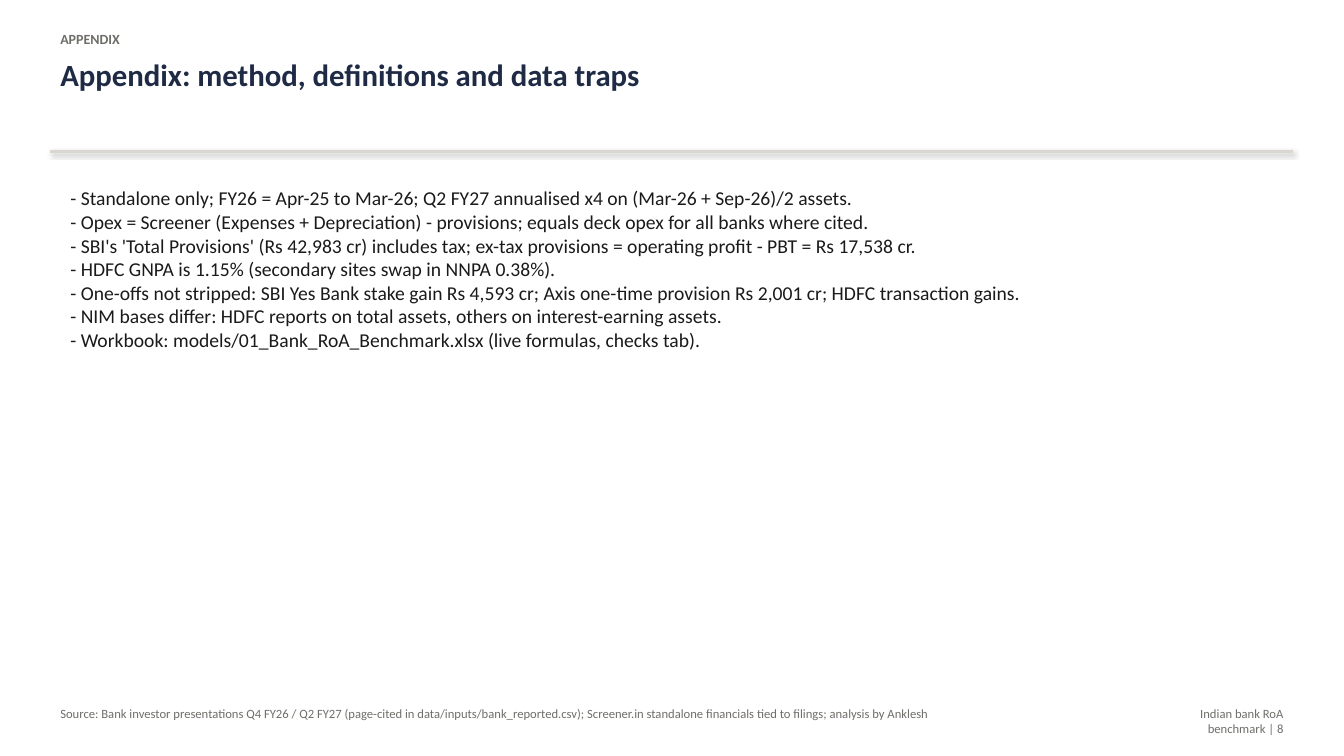
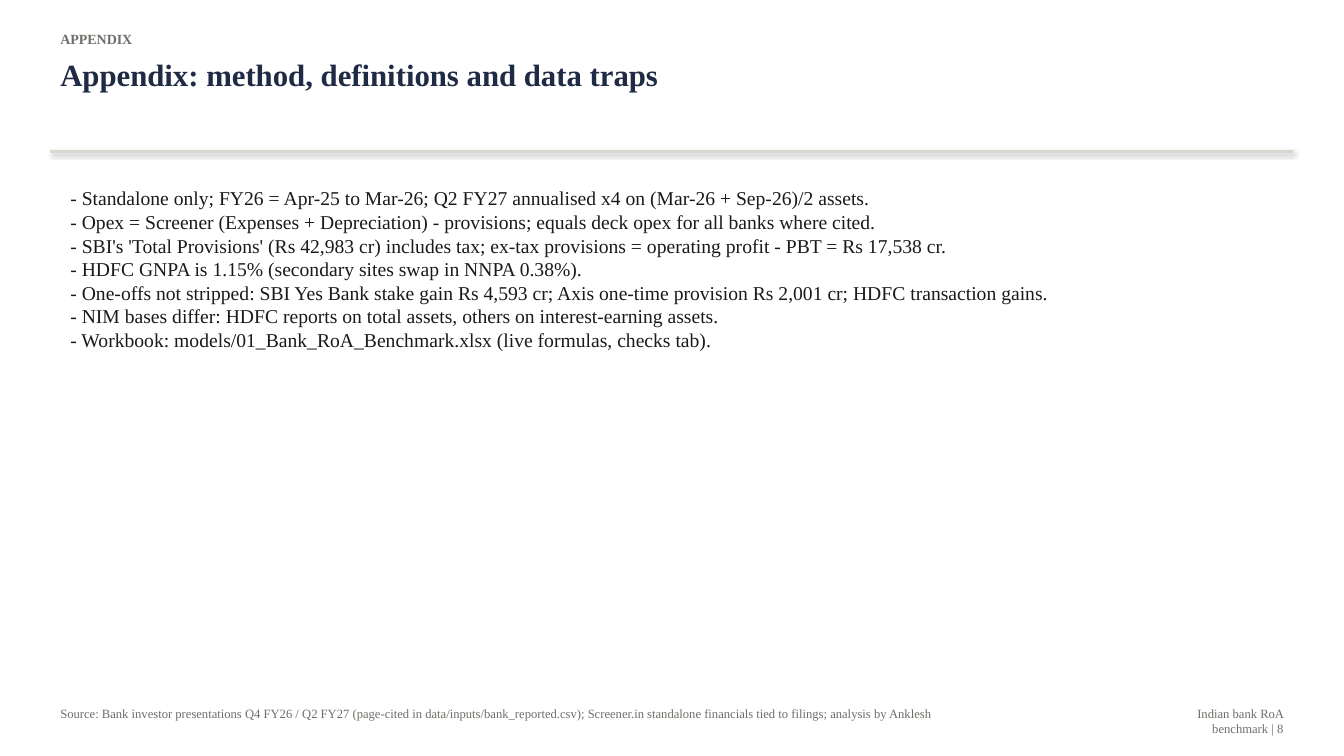
Before and after one commit to DogInfantry/Bank-Profitability, a slide deck: slide 8 of decks/01_Bank_RoA_Divergence.pptx. Drawn at 1344x756 pixels with LibreOffice and Linux fonts; fonts in the diff are those of the drawing. Boxes give left, top, right and bottom in pixels: in the first picture for what was removed or moved away, otherwise in the second. Text is boxed around its words. In the diff, an @@ line names an element or a change of style, - is before the commit and + after.

Commit message:
HDFC RoA steerco deck, CEO memo and cockpit; scenario export; corrections to UPI Oct-26 and SBI NIM claims
- decks/build_hdfc_deck.py: 31-slide steering-committee deck (SCR, issue tree, modules A-H, levers, bridge, roadmap, KPIs, risks, appendix), Garamond, no italics, source line on every slide
- decks/build_memo.py: two-page CEO memo in pyramid form
- pipeline/export_scenarios.py: flips the scenario selector, recalculates and exports all three scenarios to data/tidy/hdfc_model_outputs.json
- viz: HDFC cockpit tab with scenario switch (RoA path, bridge, levers, drivers)
- Oct-26 UPI is the record month (25.47 bn, full month); SBI Q2 FY27 NIM rose to 2.94%
- v1 workbooks and decks moved to Garamond with no italics
- README rewritten around the problem statement and answer; methodology and sources updated

```diff
--- a/decks/01_Bank_RoA_Divergence.pptx
+++ b/decks/01_Bank_RoA_Divergence.pptx
@@ font Calibri to Times New Roman in 5 elements at bbox=[60, 35, 132, 44], bbox=[60, 64, 658, 92], bbox=[60, 709, 931, 721], bbox=[1197, 709, 1284, 733], bbox=[81, 191, 1047, 351] @@
```
Also in this commit, not shown: 7 other slides changed, 30 other files.
